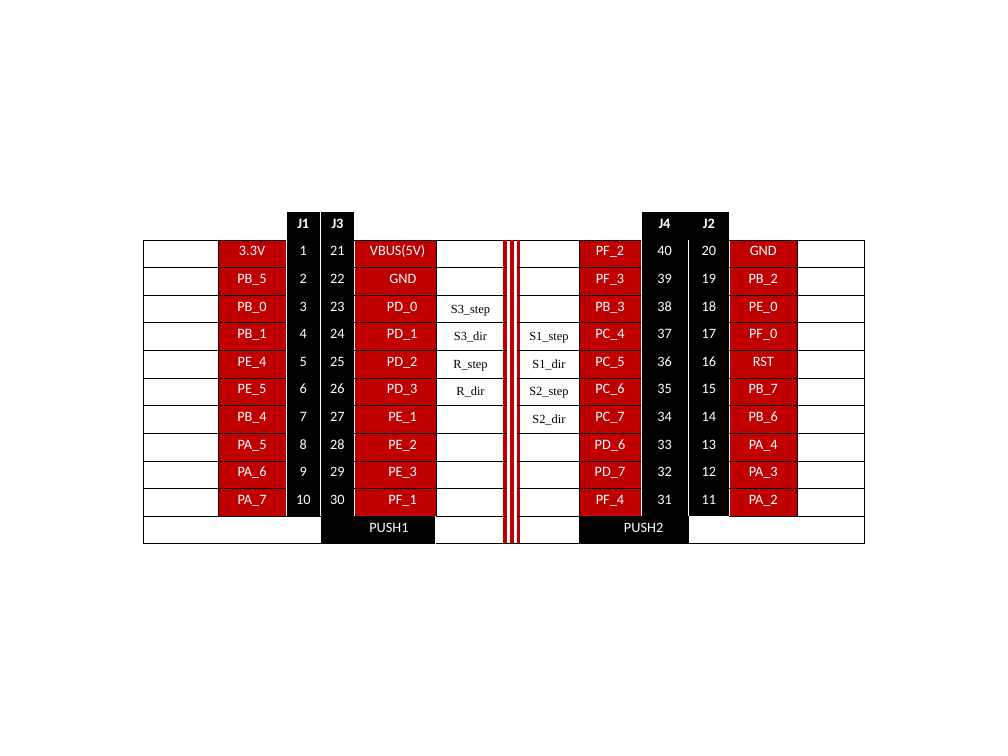
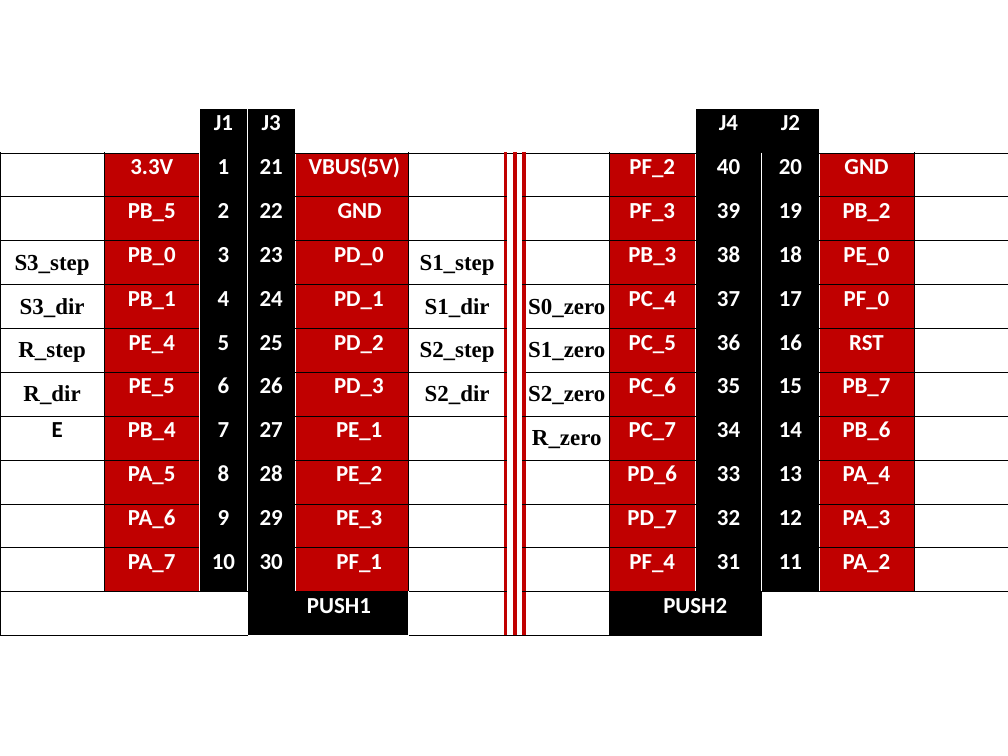
Before and after one commit to jwharve/ece_4960_zg5, a slide deck: slide 1 of pinout.pptx. Drawn at 1008x756 pixels with LibreOffice and Linux fonts; fonts in the diff are those of the drawing. Boxes give left, top, right and bottom in pixels: in the first picture for what was removed or moved away, otherwise in the second. Text is boxed around its words. In the diff, an @@ line names an element or a change of style, - is before the commit and + after.

```diff
--- a/pinout.pptx
+++ b/pinout.pptx
@@ table at bbox=[0, 109, 1007, 636] @@
-row 4, column 1: 
+row 4, column 1: S3_step
-row 4, column 6: S3_step
+row 4, column 6: S1_step
-row 5:  | PB_1 | 4 | 24 | PD_1 | S3_dir |  |  | S1_step | PC_4 | 37 | 17 | PF_0 | 
+row 5: S3_dir | PB_1 | 4 | 24 | PD_1 | S1_dir |  |  | S0_zero | PC_4 | 37 | 17 | PF_0 | 
-row 6:  | PE_4 | 5 | 25 | PD_2 | R_step |  |  | S1_dir | PC_5 | 36 | 16 | RST | 
+row 6: R_step | PE_4 | 5 | 25 | PD_2 | S2_step |  |  | S1_zero | PC_5 | 36 | 16 | RST | 
-row 7:  | PE_5 | 6 | 26 | PD_3 | R_dir |  |  | S2_step | PC_6 | 35 | 15 | PB_7 | 
+row 7: R_dir | PE_5 | 6 | 26 | PD_3 | S2_dir |  |  | S2_zero | PC_6 | 35 | 15 | PB_7 | 
-row 8, column 1: 
+row 8, column 1: E
-row 8, column 9: S2_dir
+row 8, column 9: R_zero
@@ size 15 to 24 pt in "J1", "J3", "J4", "J2" and 82 more places @@
@@ bold on in "3.3V", "1", "21", "VBUS(5V)" and 78 more places @@
@@ borders changed @@
@@ table: place and size @@
-table at bbox=[144, 212, 864, 544]
+table at bbox=[0, 109, 1007, 636]
```
Also in this commit, not shown: 2 other files.
